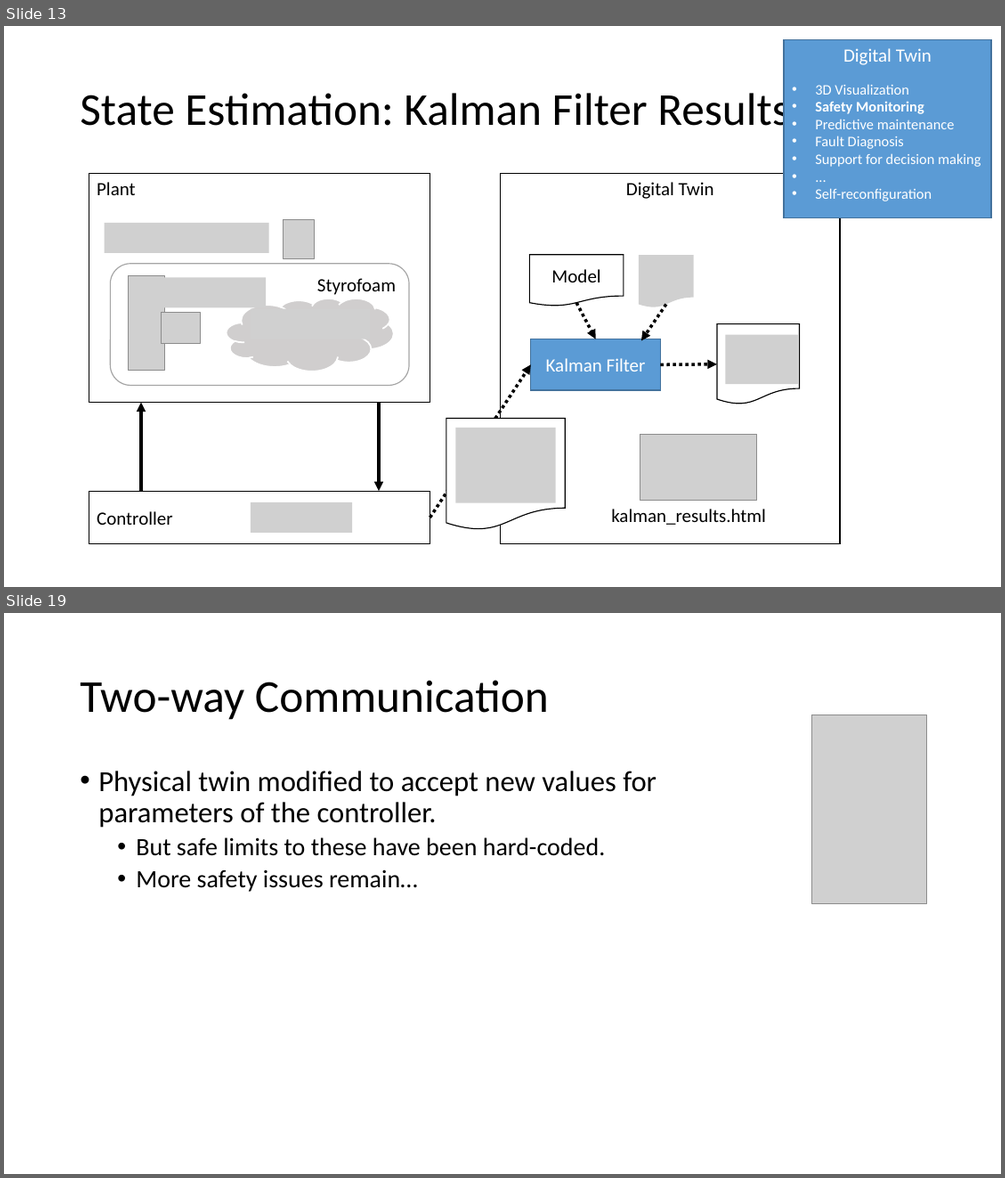
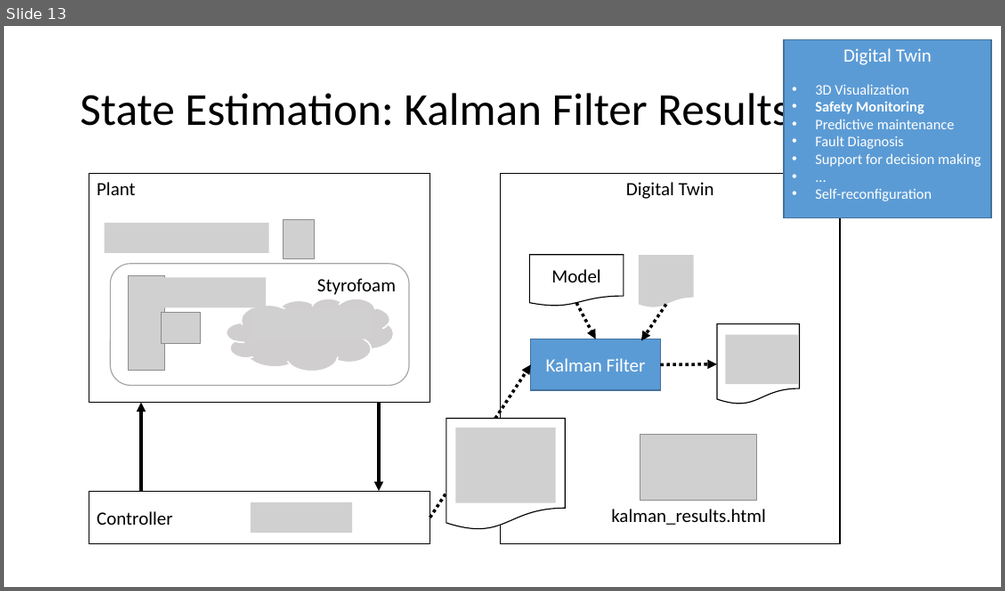
Before and after one commit to INTO-CPS-Association/example_digital-twin_incubator, a slide deck: notes/presentations/DigitLunch_17_December.pptx. Shown one above the other, each under a label of ours: slides 13 and 19 before the commit, slide 13 after it; the slides between them are not shown. The pictures are 1005x1178 and 1005x591 pixels, drawn with LibreOffice and Linux fonts; fonts in the diff are those of the drawing; grey boxes stand for pictures. Boxes give left, top, right and bottom in pixels: in the first picture for what was removed or moved away, otherwise in the second. Text is boxed around its words. In the diff, an @@ line names an element or a change of style, - is before the commit and + after.

```diff
--- a/notes/presentations/DigitLunch_17_December.pptx
+++ b/notes/presentations/DigitLunch_17_December.pptx
@@ slide 19 removed at (4,613,1001,1174), background #FFFFFF @@
@@ title removed at (80,680,549,720) @@
-Two-way Communication
@@ picture removed at (812,714,927,904) @@
@@ text removed at (98,771,656,892) @@
-• Physical twin modified to accept new values for parameters of the controller.
-  • But safe limits to these have been hard-coded.
-  • More safety issues remain…
```
Also in this commit, not shown: 4 slides changed, 7 slides added, 6 other slides removed, 2 other files.
